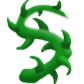
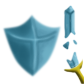
Comparing the layer stacks of the two 84px x 84px images. Changes:
moved "Layer 3" above "Layer 2", painted on it over bbox(30, 6, 84, 84)
removed layer "Layer 4" over bbox(7, 1, 73, 82)
painted on "Layer 2" over bbox(5, 0, 81, 77)
painted on "Layer 1" over bbox(2, 2, 75, 84)